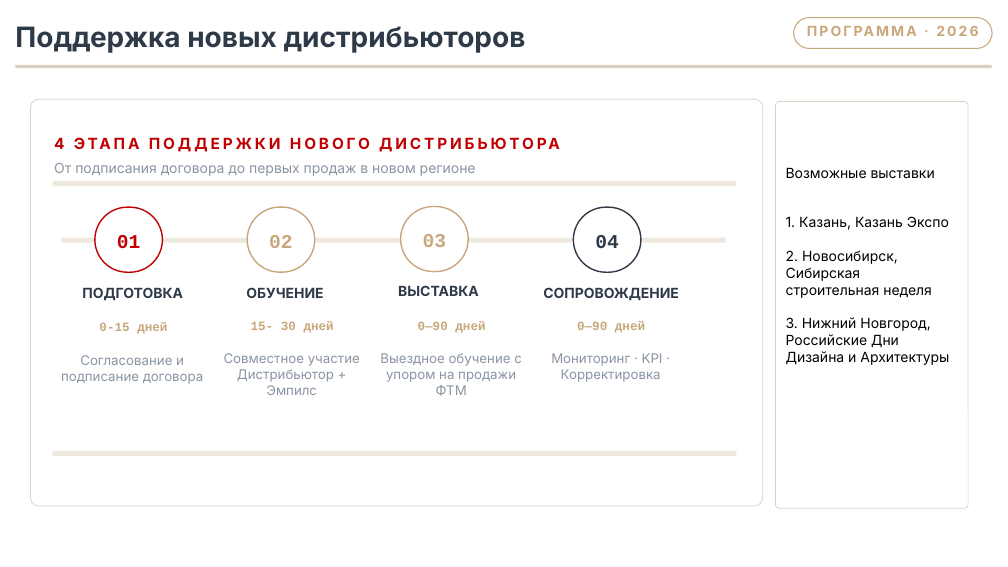
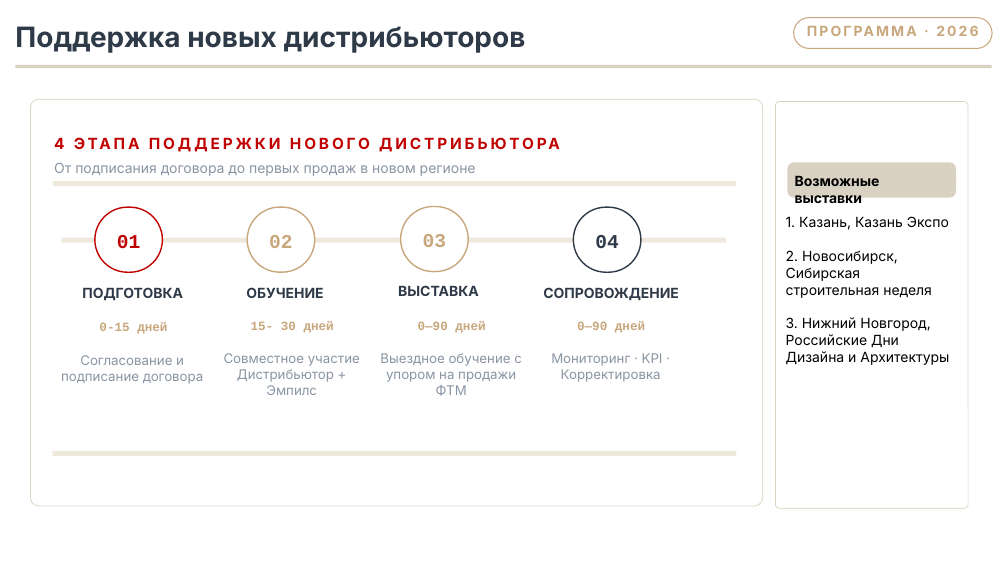
Before and after one commit to Iverson76newcomer/radar-empils, a slide deck: slide 9 of upload/Презентация_для_ГД_final.pptx (slide 7 before the commit). Drawn at 1008x567 pixels with LibreOffice and Linux fonts; fonts in the diff are those of the drawing. Boxes give left, top, right and bottom in pixels: in the first picture for what was removed or moved away, otherwise in the second. Text is boxed around its words. In the diff, an @@ line names an element or a change of style, - is before the commit and + after.

```diff
--- a/upload/Презентация_для_ГД_final.pptx
+++ b/upload/Презентация_для_ГД_final.pptx
@@ rounded rectangle added at [787, 162, 956, 198], fill #D9D2C2 @@
@@ text "Возможные выставки": place and size @@
-text "Возможные выставки" at [786, 167, 935, 178]
+text "Возможные выставки" at [795, 176, 880, 207]
@@ text "Возможные выставки" at [795, 176, 880, 207]: bold on @@
```
Also in this commit, not shown: 7 other slides changed, 3 slides added, 1 slide removed, 11 other files.
